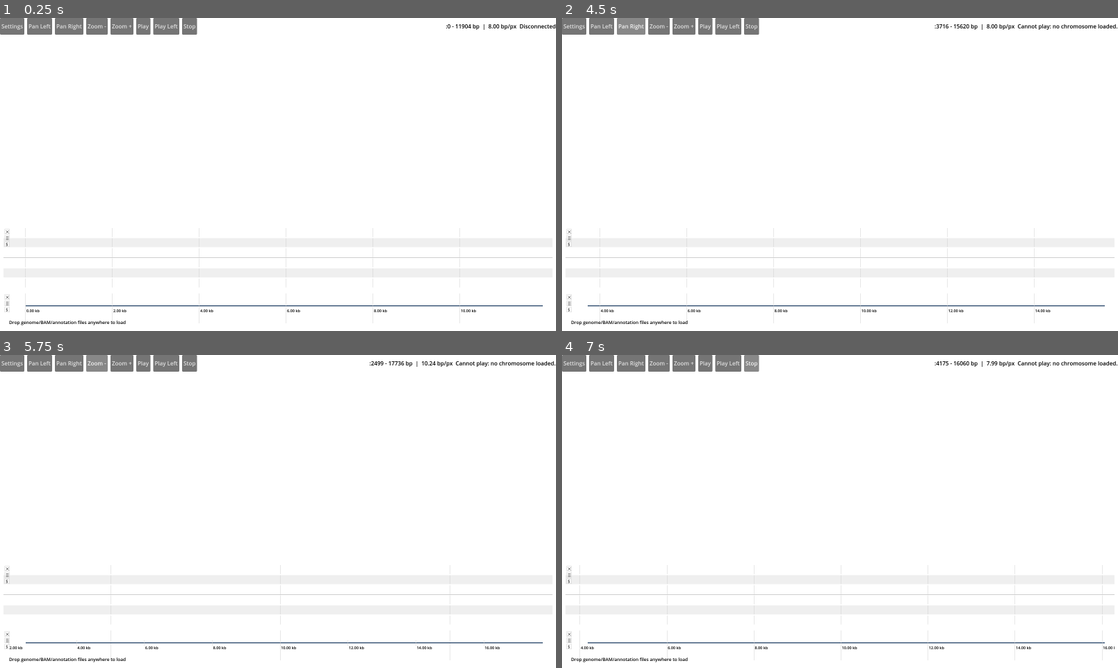
Above: before the commit, frames 1-4 (two rows, left to right).
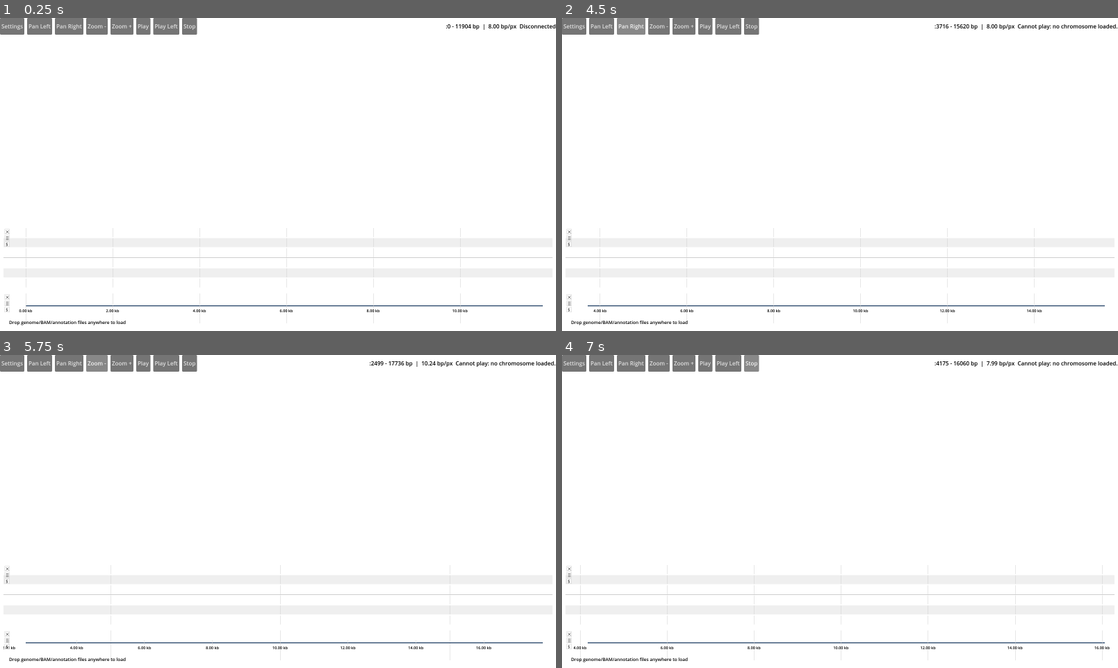
Above: after the commit, the same moments.

Repository: martinghunt/seqhiker
Game: Godot game, scene res://scenes/Main.tscn
The game is run twice, just before and just after one commit, with the same random seed, the same clock (stepped at 60 frames per second) and the same inputs.
Inputs:
- Up to frame 1 (0.25 s): no input
- Up to frame 2 (4.5 s): click "Play" at 0.5 s; click "Play" at 1.25 s; click "Play Left" at 2 s; click "Play Left" at 2.75 s; click "Pan Left" at 3.5 s; click "Pan Right" at 4.25 s
- Up to frame 3 (5.75 s): click "Zoom -" at 5 s
- Up to frame 4 (7 s): click "Zoom +" at 5.75 s; click "Stop" at 6.5 s

The runs differ from the first frame. In frame 1, 0.1% of the frame differs, in the area x 3-86%, y 91-94%; in frame 2, 0.2%; in frame 3, 0.2%, in the area x 0-90%, y 93-94%; in frame 4, 0.2%.

Commit message:
Fix vertical alignment of nucleotides/aa/reads snps etc

Diff:
--- a/scripts/genome_view.gd
+++ b/scripts/genome_view.gd
@@ -514,7 +514,7 @@
 				var snp_bp := int(snps[i])
 				if snp_bp < int(view_start_bp) or snp_bp > int(_viewport_end_bp()):
 					continue
-				var sx := TRACK_LEFT_PAD + _bp_to_x(float(snp_bp))
+				var sx := _bp_to_screen_center(float(snp_bp))
 				if sx < TRACK_LEFT_PAD or sx > size.x - TRACK_RIGHT_PAD:
 					continue
 				var snp_w := maxf(1.0, 1.0 / bp_per_px)
@@ -939,7 +939,7 @@
 		while local_tick <= local_vis_end:
 			if local_tick >= 0 and local_tick <= seg_len:
 				var global_tick := seg_start + local_tick
-				var x := TRACK_LEFT_PAD + _bp_to_x(float(global_tick))
+				var x := _bp_to_screen_center(float(global_tick))
 				draw_line(Vector2(x, line_y - 8), Vector2(x, line_y + 8), palette["grid"], 1.0)
 				ticks_for_segment.append({
 					"x": x,
@@ -955,11 +955,15 @@
 			continue
 		var left_last: Dictionary = left_ticks[left_ticks.size() - 1]
 		var right_first: Dictionary = right_ticks[0]
-		var left_x := float(left_last.get("x", 0.0)) + 2.0
-		var right_x := float(right_first.get("x", 0.0)) + 2.0
+		var left_x := float(left_last.get("x", 0.0))
+		var right_x := float(right_first.get("x", 0.0))
 		var left_label := str(left_last.get("label", ""))
+		var right_label := str(right_first.get("label", ""))
 		var left_w := font.get_string_size(left_label, HORIZONTAL_ALIGNMENT_LEFT, -1, font_size).x
-		if left_x + left_w > right_x:
+		var right_w := font.get_string_size(right_label, HORIZONTAL_ALIGNMENT_LEFT, -1, font_size).x
+		var left_start := left_x - left_w * 0.5
+		var right_start := right_x - right_w * 0.5
+		if left_start + left_w > right_start:
 			left_ticks.remove_at(left_ticks.size() - 1)
 
 	var flat_labels: Array = []
@@ -982,7 +986,8 @@
 	for tick_info in flat_labels:
 		var label := str(tick_info.get("label", ""))
 		var x := float(tick_info.get("x", 0.0))
-		draw_string(font, Vector2(x + 2.0, top_y + 54.0), label, HORIZONTAL_ALIGNMENT_LEFT, -1, font_size, _axis_text_color())
+		var label_w := font.get_string_size(label, HORIZONTAL_ALIGNMENT_LEFT, -1, font_size).x
+		draw_string(font, Vector2(x - label_w * 0.5, top_y + 54.0), label, HORIZONTAL_ALIGNMENT_LEFT, -1, font_size, _axis_text_color())
 
 func _bp_in_concat_segment(bp: int) -> bool:
 	for seg in concat_segments:
@@ -1001,9 +1006,13 @@
 	var tick := first_tick
 	while tick < int(view_start_bp + span):
 		if tick >= 0 and tick <= chromosome_length:
-			var x := TRACK_LEFT_PAD + _bp_to_x(float(tick))
+			var x := _bp_to_screen_center(float(tick))
 			draw_line(Vector2(x, line_y - 8), Vector2(x, line_y + 8), palette["grid"], 1.0)
-			draw_string(get_theme_default_font(), Vector2(x + 2, top_y + 54), _format_axis_bp(tick, int(tick_step)), HORIZONTAL_ALIGNMENT_LEFT, -1, 11, _axis_text_color())
+			var label := _format_axis_bp(tick, int(tick_step))
+			var font := get_theme_default_font()
+			var font_size := 11
+			var label_w := font.get_string_size(label, HORIZONTAL_ALIGNMENT_LEFT, -1, font_size).x
+			draw_string(font, Vector2(x - label_w * 0.5, top_y + 54), label, HORIZONTAL_ALIGNMENT_LEFT, -1, font_size, _axis_text_color())
 		tick += int(tick_step)
 
 func _draw_grid(area: Rect2) -> void:
@@ -1015,7 +1024,7 @@
 	var grid: float = first
 	while grid < view_start_bp + span:
 		if grid >= 0.0:
-			var x := TRACK_LEFT_PAD + _bp_to_x(grid)
+			var x := _bp_to_screen_center(grid)
 			draw_line(Vector2(x, area.position.y), Vector2(x, area.position.y + area.size.y), palette["grid"], 1.0)
 		grid += step
 
@@ -1066,9 +1075,11 @@
 			continue
 		var rev := _complement_base(fwd)
 		var color: Color = base_colors.get(fwd, palette["text"])
-		var x := TRACK_LEFT_PAD + _bp_to_x(float(bp)) + 1.0
-		draw_string(font, Vector2(x, fwd_y), fwd, HORIZONTAL_ALIGNMENT_LEFT, -1, font_size, color)
-		draw_string(font, Vector2(x, rev_y), rev, HORIZONTAL_ALIGNMENT_LEFT, -1, font_size, color)
+		var x := _bp_to_screen_center(float(bp))
+		var fwd_w := font.get_string_size(fwd, HORIZONTAL_ALIGNMENT_LEFT, -1, font_size).x
+		var rev_w := font.get_string_size(rev, HORIZONTAL_ALIGNMENT_LEFT, -1, font_size).x
+		draw_string(font, Vector2(x - fwd_w * 0.5, fwd_y), fwd, HORIZONTAL_ALIGNMENT_LEFT, -1, font_size, color)
+		draw_string(font, Vector2(x - rev_w * 0.5, rev_y), rev, HORIZONTAL_ALIGNMENT_LEFT, -1, font_size, color)
 
 func _complement_base(base: String) -> String:
 	return COMPLEMENT_MAP.get(base, "N")
@@ -1210,6 +1221,9 @@
 func _bp_to_x(bp: float) -> float:
 	return (bp - view_start_bp) / bp_per_px
 
+func _bp_to_screen_center(bp: float) -> float:
+	return TRACK_LEFT_PAD + _bp_to_x(bp + 0.5)
+
 func _nice_tick(raw: float) -> float:
 	if raw <= 0.0:
 		return 1.0
